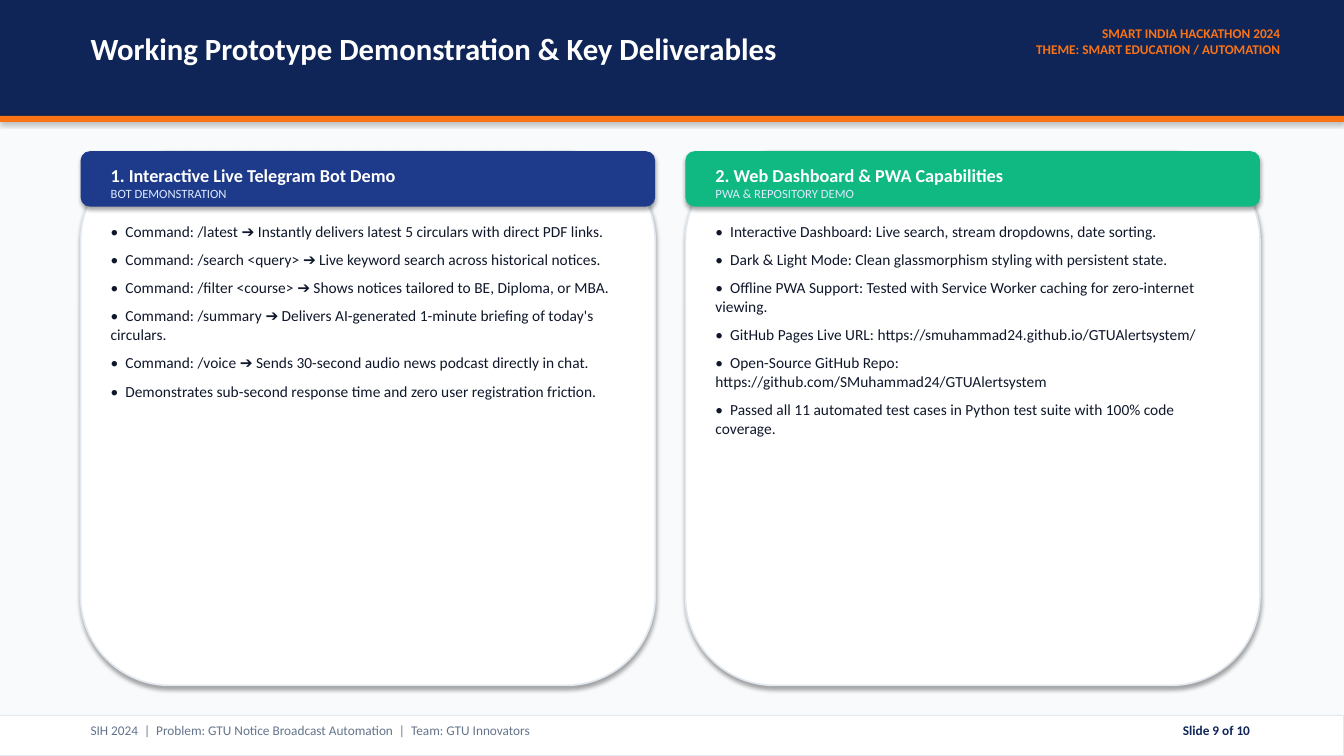
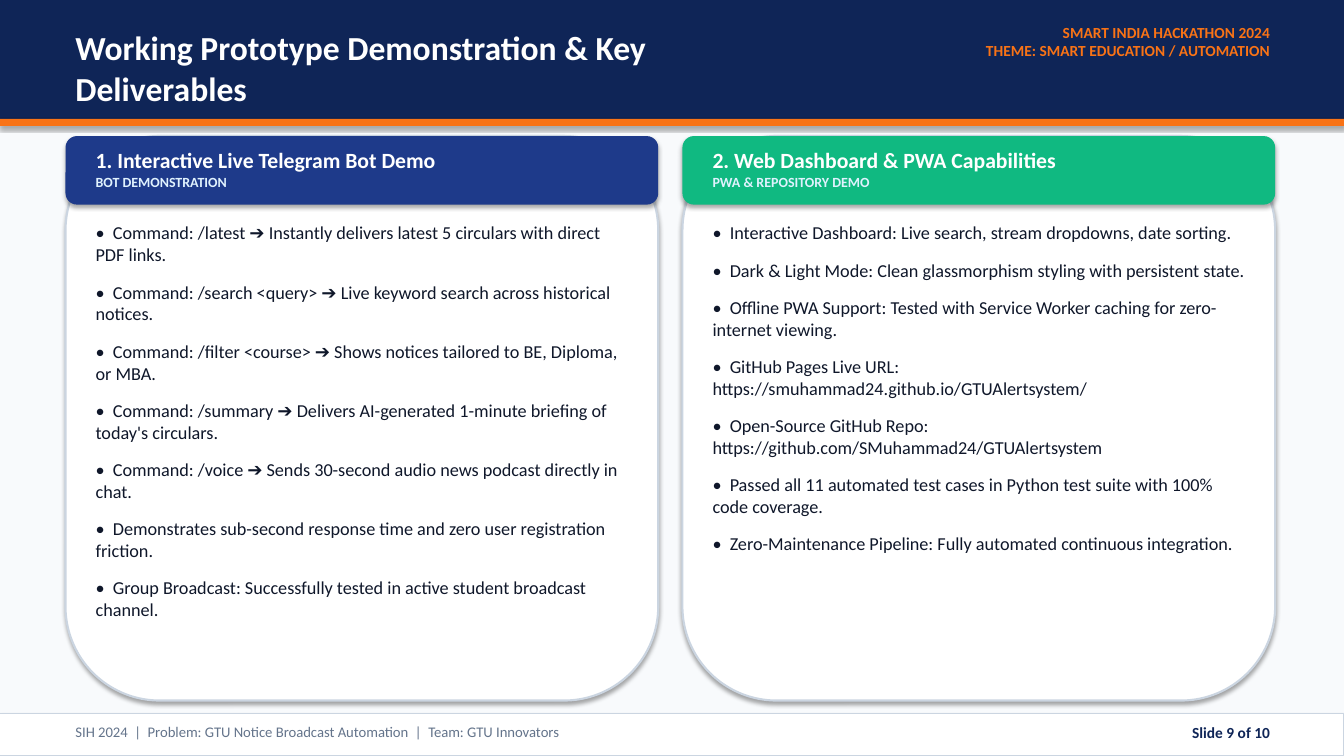
Before and after one commit to SMuhammad24/GTUAlertsystem, a slide deck: slide 9 of SIH2024_GTU_Alert_System_Presentation.pptx. Drawn at 1344x756 pixels with LibreOffice and Linux fonts; fonts in the diff are those of the drawing. Boxes give left, top, right and bottom in pixels: in the first picture for what was removed or moved away, otherwise in the second. Text is boxed around its words. In the diff, an @@ line names an element or a change of style, - is before the commit and + after.

Commit message:
style: enlarge fonts and optimize slide space utilization in SIH presentation

```diff
--- a/SIH2024_GTU_Alert_System_Presentation.pptx
+++ b/SIH2024_GTU_Alert_System_Presentation.pptx
@@ text "Working Prototype Demonstration & Key ..." moved from (x1=91, y1=38, x2=776, y2=66) to (x1=75, y1=36, x2=646, y2=102) @@
@@ text "Working Prototype Demonstration & Key ..." at (x1=75, y1=36, x2=646, y2=102): size 22 to 24 pt @@
@@ text "SMART INDIA HACKATHON 2024 THEME: ..." at (x1=986, y1=28, x2=1270, y2=56): size 9.5 to 11 pt @@
@@ text "SMART INDIA HACKATHON 2024 THEME: ..." moved from (x1=1036, y1=29, x2=1280, y2=54) to (x1=986, y1=28, x2=1270, y2=56) @@
@@ rectangle moved from (x1=0, y1=116, x2=1344, y2=122) to (x1=0, y1=119, x2=1344, y2=126) @@
@@ rounded rectangle resized from (x1=81, y1=151, x2=655, y2=207) to (x1=66, y1=136, x2=658, y2=205) @@
@@ rounded rectangle at (x1=66, y1=136, x2=658, y2=701): outline #E2E8F0 1.2 pt to #CBD5E1 1.5 pt @@
@@ rounded rectangle resized from (x1=81, y1=151, x2=655, y2=686) to (x1=66, y1=136, x2=658, y2=701) @@
@@ text "1. Interactive Live Telegram Bot ..." moved from (x1=111, y1=169, x2=395, y2=198) to (x1=96, y1=152, x2=436, y2=187) @@
@@ text "1. Interactive Live Telegram Bot ..." at (x1=96, y1=152, x2=436, y2=187): size 13 to 15.5 pt in "1. Interactive Live Telegram Bot Demo"; size 9 to 10 pt, text colour #DCEBFF to #E0F2FE, bold on in "BOT DEMONSTRATION" @@
@@ rounded rectangle resized from (x1=686, y1=151, x2=1260, y2=207) to (x1=683, y1=136, x2=1275, y2=205) @@
@@ rounded rectangle resized from (x1=686, y1=151, x2=1260, y2=686) to (x1=683, y1=136, x2=1275, y2=701) @@
@@ rounded rectangle at (x1=683, y1=136, x2=1275, y2=701): outline #E2E8F0 1.2 pt to #CBD5E1 1.5 pt @@
@@ text "2. Web Dashboard & PWA ..." moved from (x1=715, y1=169, x2=1003, y2=198) to (x1=713, y1=152, x2=1055, y2=187) @@
@@ text "2. Web Dashboard & PWA ..." at (x1=713, y1=152, x2=1055, y2=187): size 13 to 15.5 pt in "2. Web Dashboard & PWA Capabilities"; size 9 to 10 pt, text colour #DCEBFF to #E0F2FE, bold on in "PWA & REPOSITORY DEMO" @@
@@ text "• Command: /latest ➔ Instantly ..." moved from (x1=111, y1=226, x2=608, y2=400) to (x1=96, y1=226, x2=618, y2=616) @@
@@ text at (x1=96, y1=226, x2=618, y2=557): size 11 to 13 pt in "• Command: /latest ➔ Instantly delivers latest ...", "• Command: /search <query> ➔ Live keyword ...", "• Command: /filter <course> ➔ Shows notices ...", "• Command: /summary ➔ Delivers AI-generated 1-minute ..." and 2 more places; more space between paragraphs @@
@@ text at (x1=713, y1=226, x2=1244, y2=516): size 11 to 13 pt in "• Interactive Dashboard: Live search, stream dropdowns, ...", "• Dark & Light Mode: Clean glassmorphism ...", "• Offline PWA Support: Tested with Service ...", "• GitHub Pages Live URL: https://smuhammad24.github.io/GTUAl ..." and 2 more places; more space between paragraphs @@
@@ text at (x1=730, y1=537, x2=1232, y2=553): paragraph added @@
+• Zero-Maintenance Pipeline: Fully automated continuous integration.
@@ text at (x1=96, y1=581, x2=586, y2=616): paragraph added @@
+• Group Broadcast: Successfully tested in active student broadcast channel.
@@ rectangle at (x1=0, y1=714, x2=1344, y2=756): outline #E2E8F0 0.75 pt to #CBD5E1 0.75 pt @@
@@ text "SIH 2024 | Problem: GTU ..." moved from (x1=91, y1=726, x2=530, y2=735) to (x1=75, y1=727, x2=559, y2=737) @@
@@ text "SIH 2024 | Problem: GTU ..." at (x1=75, y1=727, x2=559, y2=737): size 9.5 to 10.5 pt @@
@@ text "Slide 9 of 10" at (x1=1192, y1=727, x2=1270, y2=738): size 9.5 to 11 pt @@
```
Also in this commit, not shown: 9 other slides changed, 1 other file.
